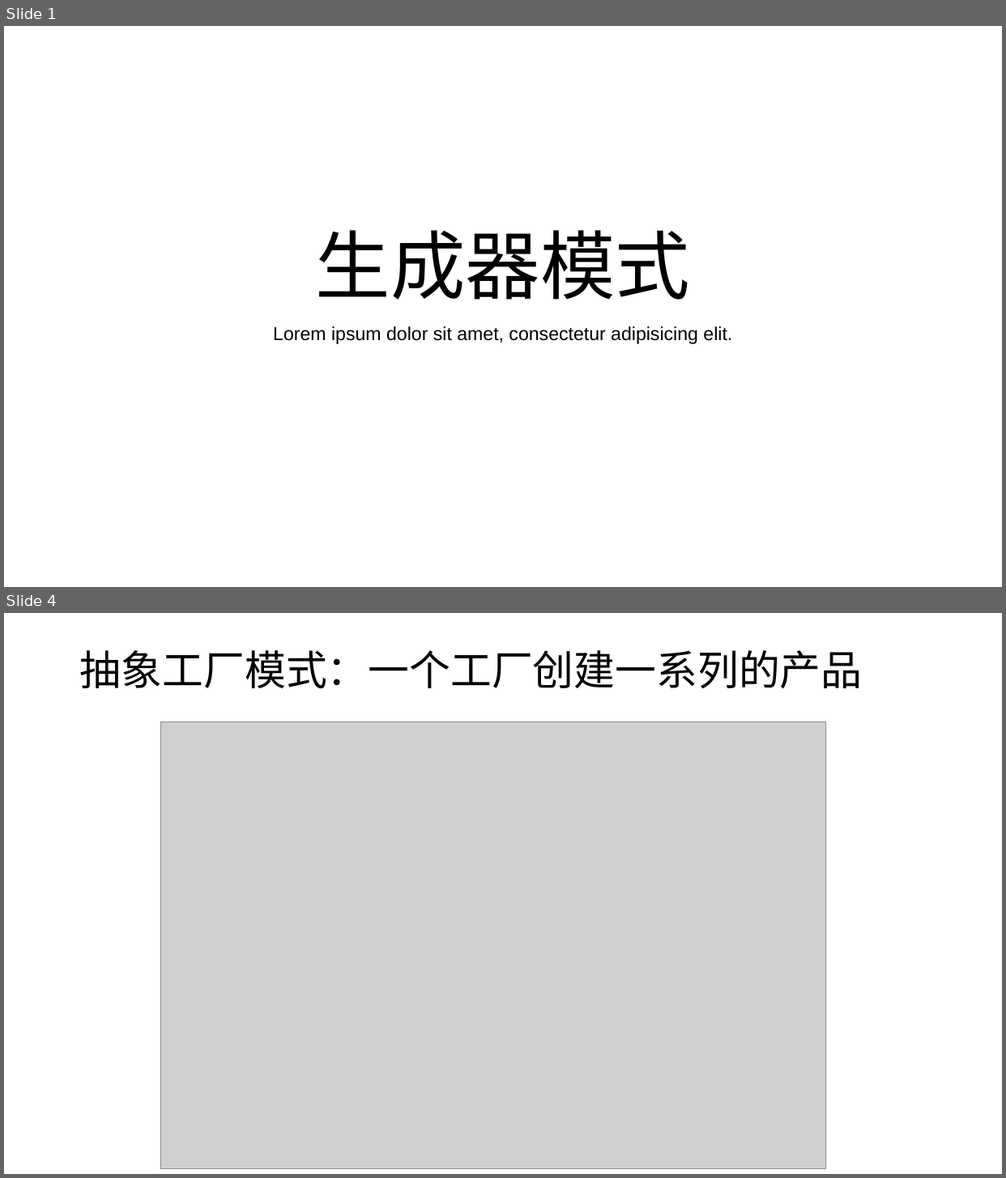
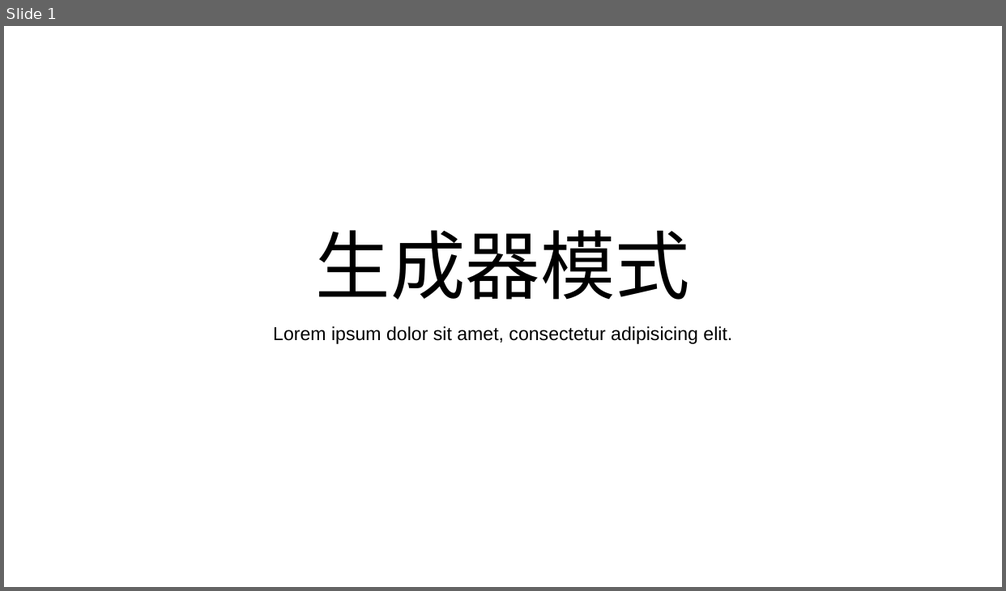
Before and after one commit to liangshanhero/sa, a slide deck: sa/文档/2019 软件体系结构（04）：生成器模式.pptx. Shown one above the other, each under a label of ours: slides 1 and 4 before the commit, slide 1 after it; the slides between them are not shown. The pictures are 1006x1178 and 1006x591 pixels, drawn with LibreOffice and Linux fonts; fonts in the diff are those of the drawing; grey boxes stand for pictures. Boxes give left, top, right and bottom in pixels: in the first picture for what was removed or moved away, otherwise in the second. Text is boxed around its words. In the diff, an @@ line names an element or a change of style, - is before the commit and + after.

```diff
--- a/sa/文档/2019 软件体系结构（04）：生成器模式.pptx
+++ b/sa/文档/2019 软件体系结构（04）：生成器模式.pptx
@@ slide 4 removed at (x1=4, y1=613, x2=1002, y2=1174), background #FFFFFF @@
@@ title removed at (x1=80, y1=650, x2=863, y2=688) @@
-抽象工厂模式：一个工厂创建一系列的产品
@@ picture removed at (x1=160, y1=722, x2=826, y2=1169) @@
```
Also in this commit, not shown: 1 slide changed, 2 other slides removed, 6 other files.
